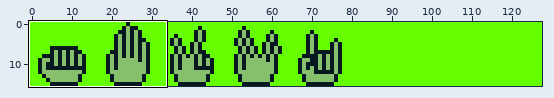
Pixel-art file -- assets/Templates/emotes.aseprite. The picture above shows the old version from afar; the outline marks the close-up.
Close-up. First the earlier version:
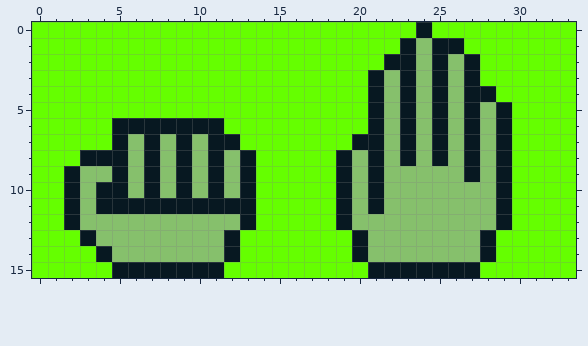
128x16 pixels, 1 frame. Shown: x 0..33, y 0..15. The commit also changed other parts of the picture, which this record leaves out.
Once edited:
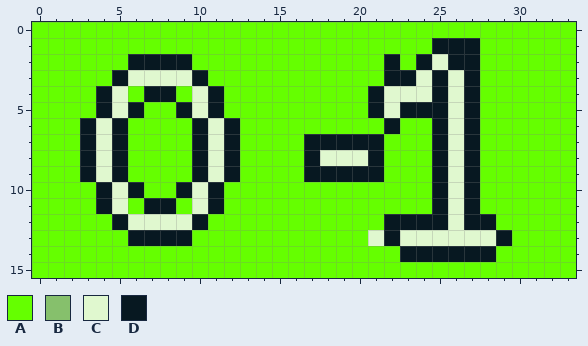
Palette (. is transparent): A #65ff00  B #86c06c  C #e0f8cf  D #071821
Difference:
layer "Outcome" added
layer "Layer 1" removed
Colour B becomes colour A in row 1 at x 24; in row 5 at x 28; in row 6 at x 24 and 28; in rows 7 to 8 at x 6, 8, 22, 24 and 28; in row 9 at x 6, 8, 22 to 24 and 28; in row 10 at x 3, 8, 12, 20, 22 to 24 and 28.
Colour B becomes colour A in row 11 at x 3, 20, 22 to 24 and 28; in row 12 at x 3 to 4, 11 to 12 and 20 to 21; in row 13 at x 4 to 5 and 10 to 11; in row 14 at x 5 to 11 and 21 to 22.
Colour D becomes colour A in row 0 at x 24; in rows 1 to 2 at x 23; in row 3 at x 21; in row 4 at x 28; in row 5 at x 29; in row 6 at x 6 to 9, 21, 23 and 29.
Colour D becomes colour A in row 7 at x 7, 9, 23 and 29; in row 8 at x 7, 9, 13, 23 and 29; in row 9 at x 2, 7, 9, 13 and 29; in row 10 at x 2, 7, 13, 19, 21 and 29; in row 11 at x 2, 6, 9, 12 to 13, 19, 21 and 29; in row 12 at x 2, 13, 19 and 29.
Colour D becomes colour A in row 13 at x 3, 12 and 20; in row 14 at x 4, 12 and 20; in row 15 at x 5 to 11 and 21 to 27.
Colour A becomes colour C in row 3 at x 6 to 9; in rows 4 to 5 at x 5 and 10; in rows 6 to 7 at x 4; in row 8 at x 18.
Colour B becomes colour C in row 3 at x 24 and 26; in row 4 at x 22, 24 and 26; in row 5 at x 22 and 26; in rows 6 to 7 at x 26; in row 8 at x 20 and 26; in row 9 at x 4 and 26.
Colour B becomes colour C in row 10 at x 10 and 26; in row 11 at x 26; in row 12 at x 6 to 9 and 26; in row 13 at x 21 and 23 to 27.
Colour D becomes colour C in row 2 at x 25; in row 4 at x 23; in rows 6 to 7 at x 11; in row 8 at x 4, 11 and 19; in row 9 at x 11; in row 10 at x 5.
Colour D becomes colour C in row 11 at x 5 and 10; in row 13 at x 28.
Colour A becomes colour D in row 1 at x 27; in row 2 at x 6 to 9; in row 3 at x 5 and 10; in row 4 at x 4, 7 to 8 and 11; in row 5 at x 4, 6, 9 and 11; in row 6 at x 3 and 12.
Colour A becomes colour D in row 7 at x 3 and 17 to 19; in row 8 at x 17; in row 9 at x 17 to 18; in row 13 at x 29.
Colour B becomes colour D in row 2 at x 24 and 26; in row 3 at x 22; in row 5 at x 24; in row 6 at x 22; in row 7 at x 10; in row 8 at x 10 and 12.
Colour B becomes colour D in row 9 at x 3, 10, 12, 20 and 25; in row 10 at x 6, 25 and 27; in row 11 at x 25 and 27; in row 12 at x 5, 10, 22 to 25 and 27 to 28; in row 13 at x 6 to 9 and 22; in row 14 at x 23 to 27.
Changed places in both close-ups, as pixel boxes (x1, y1, x2, y2):
changed: (64, 22, 512, 278)
